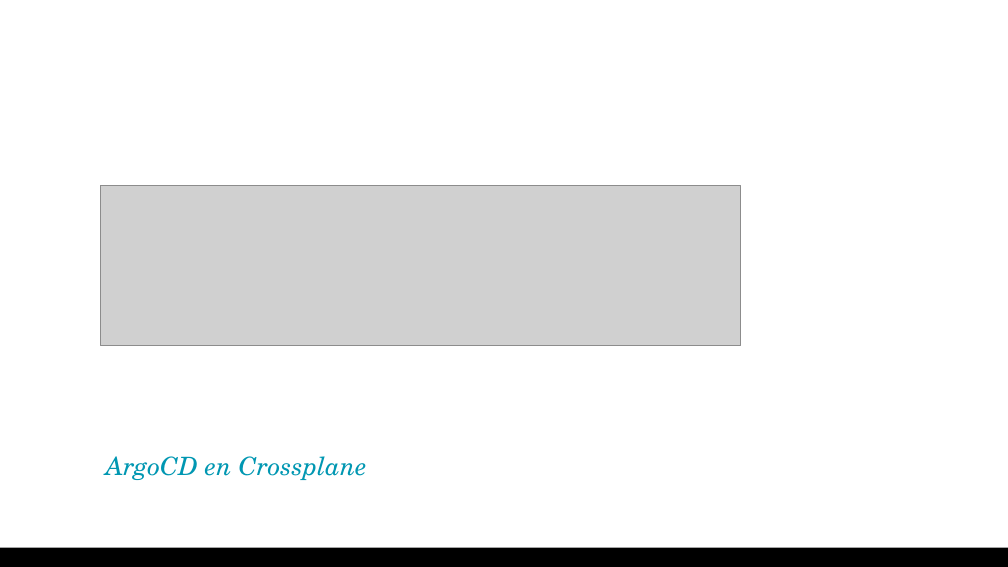
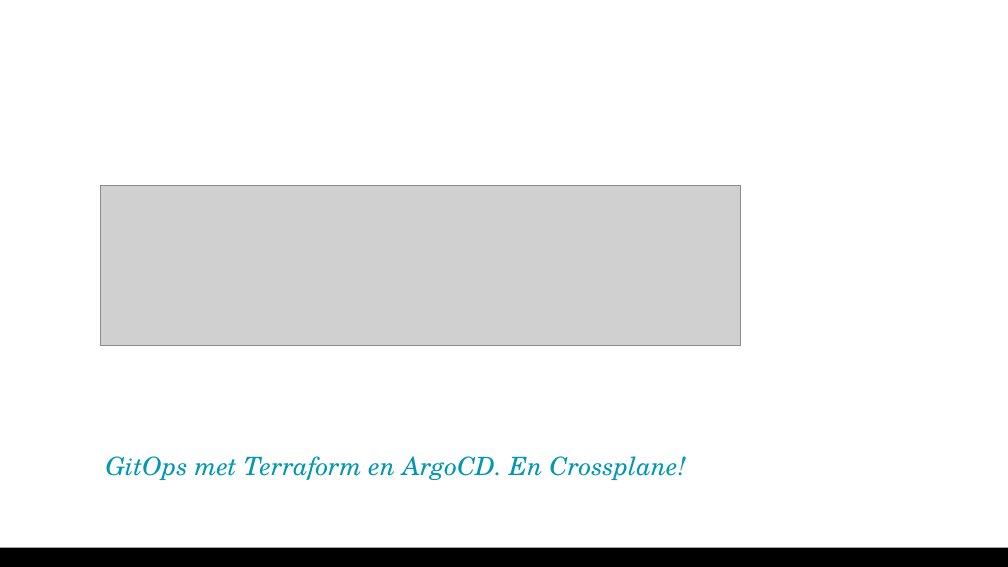
Before and after one commit to FrederiqueRetsema/azure-guild, a slide deck: slide 1 of presentatie/azure-guild-argocd-en-crossplane.pptx. Drawn at 1008x567 pixels with LibreOffice and Linux fonts; fonts in the diff are those of the drawing; grey boxes stand for pictures; background and template pictures are left out. Boxes give left, top, right and bottom in pixels: in the first picture for what was removed or moved away, otherwise in the second. Text is boxed around its words. In the diff, an @@ line names an element or a change of style, - is before the commit and + after.

Commit message:
Slides

```diff
--- a/presentatie/azure-guild-argocd-en-crossplane.pptx
+++ b/presentatie/azure-guild-argocd-en-crossplane.pptx
@@ text at bbox=[106, 456, 686, 480]: text changed @@
-ArgoCD en Crossplane
+GitOps met Terraform en ArgoCD. En Crossplane!
```
Also in this commit, not shown: 2 other slides changed, 2 slides added, 3 slides removed, 1 other file.
